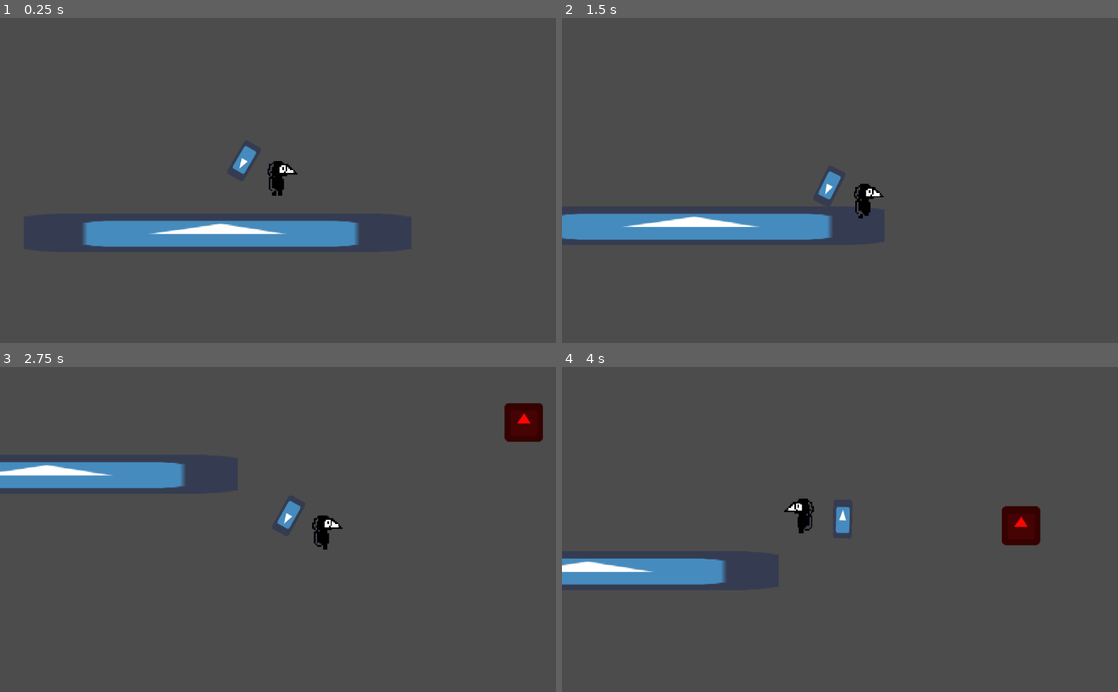
Above: before the commit, frames 1-4 (two rows, left to right).
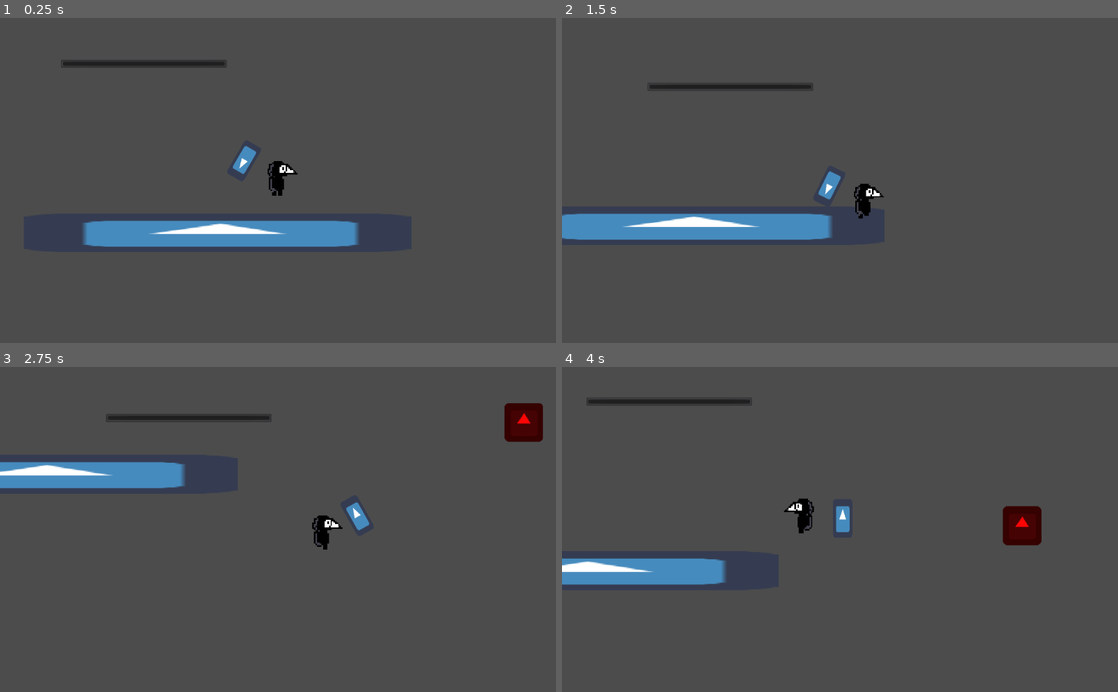
Above: after the commit, the same moments.

Repository: Takexin/Atividade-AC2-HG-3tri
Game: Godot game, scene res://scenes/main.tscn
The game is run twice, just before and just after one commit, with the same random seed, the same clock (stepped at 60 frames per second) and the same inputs. The engine's default icon, where the game draws it, is replaced by a stand-in: a white triangle on a blue panel in a dark square.
Inputs:
- Up to frame 1 (0.25 s): no input
- Up to frame 2 (1.5 s): tap Enter at 0.5 s; hold D (keyRight) 0.53-1.28 s; tap P (increaseSpeed, bound only after the commit) at 0.6, 1.35 s; hold S (keyDown) from 1.28 s (still down)
- Up to frame 3 (2.75 s): release S (keyDown) at 2.03 s; hold D (keyRight) from 2.03 s (still down); tap P (increaseSpeed, bound only after the commit) at 2.1 s
- Up to frame 4 (4 s): release D (keyRight) at 2.78 s; hold W (keyUp) 2.78-3.53 s; tap P (increaseSpeed, bound only after the commit) at 2.85, 3.6 s; hold A (keyLeft) from 3.53 s (still down)

The runs differ from the first frame. In frame 1, 0.6% of the frame differs, in the area x 11-41%, y 13-16%; in frame 2, 0.4%; in frame 3, 1.0%, in the area x 19-67%, y 14-51%; in frame 4, 0.7%.
Error after the commit: Invalid get index 'position' (on base: 'GDScriptNativeClass'). (res://scripts/healthBar.gd:5)

Commit message:
xp system and adding ui elements

Diff:
--- a/project.godot
+++ b/project.godot
@@ -54,6 +54,11 @@
 "events": [ Object(InputEventMouseButton,"resource_local_to_scene":false,"resource_name":"","device":-1,"alt":false,"sh …(230 unchanged characters)…
  ]
 }
+increaseSpeed={
+"deadzone": 0.5,
+"events": [ Object(InputEventKey,"resource_local_to_scene":false,"resource_name":"","device":0,"alt":false,"shift":false,"control":false,"meta":false,"command":false,"pressed":false,"scancode":0,"physical_scancode":80,"unicode":0,"echo":false,"script":null)
+ ]
+}
 
 [physics]
 
--- a/scenes/character.tscn
+++ b/scenes/character.tscn
@@ -1,8 +1,9 @@
-[gd_scene load_steps=7 format=2]
+[gd_scene load_steps=8 format=2]
 
 [ext_resource path="res://assets/images/walkCycle.png" type="Texture" id=1]
 [ext_resource path="res://scripts/character.gd" type="Script" id=2]
 [ext_resource path="res://scenes/weakpons/bow.tscn" type="PackedScene" id=3]
+[ext_resource path="res://scripts/healthBar.gd" type="Script" id=4]
 
 [sub_resource type="RectangleShape2D" id=2]
 extents = Vector2( 32, 32 )
@@ -27,16 +28,24 @@
 [sub_resource type="CircleShape2D" id=4]
 
 [node name="KinematicBody2D" type="KinematicBody2D"]
-collision_layer = 13
-collision_mask = 13
+collision_layer = 257
 script = ExtResource( 2 )
+
+[node name="ProgressBar" type="ProgressBar" parent="."]
+pause_mode = 1
+margin_left = -360.0
+margin_top = -201.0
+margin_right = -85.0
+margin_bottom = -187.0
+percent_visible = false
+script = ExtResource( 4 )
 
 [node name="Sprite" type="Sprite" parent="."]
 scale = Vector2( 2.5, 2.5 )
 texture = ExtResource( 1 )
 hframes = 2
 vframes = 2
-frame = 1
+frame = 2
 region_rect = Rect2( 0, 0, 32, 32 )
 
 [node name="Camera2D" type="Camera2D" parent="."]
--- a/scenes/orbXP.tscn
+++ b/scenes/orbXP.tscn
@@ -7,8 +7,8 @@
 extents = Vector2( 12, 12 )
 
 [node name="KinematicBody2D" type="KinematicBody2D"]
-collision_layer = 12
-collision_mask = 12
+collision_layer = 270
+collision_mask = 270
 script = ExtResource( 2 )
 
 [node name="CollisionShape2D" type="CollisionShape2D" parent="."]
@@ -19,3 +19,7 @@
 texture = ExtResource( 1 )
 
 [node name="orbXP" type="Node2D" parent="."]
+
+[node name="TimerDespawn" type="Timer" parent="."]
+
+[connection signal="timeout" from="TimerDespawn" to="." method="_on_TimerDespawn_timeout"]
--- a/scenes/weakpons/bow.tscn
+++ b/scenes/weakpons/bow.tscn
@@ -3,7 +3,8 @@
 [ext_resource path="res://icon.png" type="Texture" id=1]
 [ext_resource path="res://scripts/bowWeapon.gd" type="Script" id=2]
 
-[sub_resource type="CircleShape2D" id=1]
+[sub_resource type="RectangleShape2D" id=1]
+extents = Vector2( 18.1396, 10 )
 
 [node name="bow" type="Node2D"]
 script = ExtResource( 2 )
@@ -17,6 +18,7 @@
 [node name="Area2D" type="Area2D" parent="."]
 
 [node name="CollisionShape2D" type="CollisionShape2D" parent="Area2D"]
+position = Vector2( 5.18747, 0 )
 scale = Vector2( 30, 30 )
 shape = SubResource( 1 )
 
--- a/scripts/bowWeapon.gd
+++ b/scripts/bowWeapon.gd
@@ -35,6 +35,7 @@
 		shoot(body)
 	else:
 		isLookingAt = false
+
 func _on_Area2D_body_entered(body):
 	print(enemyQueue)
 	var enemyName = "Enemy"
--- a/scripts/character.gd
+++ b/scripts/character.gd
@@ -1,20 +1,23 @@
 extends KinematicBody2D
 
-var health = 3
+export var health = 3
 const SPEED = 15000
 onready var timer = get_node("Timer")
 onready var timer2 = get_node("Timer2")
 onready var sprite = get_node("Sprite")
 signal foundOrb
-
-
+signal tookDamage
+export var xp = 0
+var enemyName = "Enemy"
 func _ready():
-	pass
+	$ProgressBar.max_value = health
+	$ProgressBar.value = health
 func _process(delta):
 	if get_tree().get_root().get_node("main").get_children():
 		for child in get_tree().get_root().get_node("main").get_children():
-			if(!child.is_connected("damage",self, "_on_Enemy_damage")):
-				child.connect("damage", self, "_on_Enemy_damage")
+			if(child.get_name().substr(0, enemyName.length()) == enemyName):
+				if(!child.is_connected("damage",self, "_on_Enemy_damage")):
+					child.connect("damage", self, "_on_Enemy_damage")
 
 func _physics_process(delta):
 	var velocity = Vector2()
@@ -40,14 +43,15 @@
 		$Sprite.frame = 1
 	if(Input.is_action_pressed("restart")):
 		get_tree().reload_current_scene()
-
+	if Input.is_action_just_pressed("increaseSpeed"):
+		$bow.weaponCooldown -= 0.1
 var blincControl = 0
 var numLoops = 2
 
 func _on_Enemy_damage():
-
 	health -= 1
 	print("damage taken")
+	$ProgressBar.value = health
 	blinc()
 	if (health == 0):
 		get_tree().reload_current_scene()
@@ -65,8 +69,6 @@
 	body.position -= direction
 
 
-
-
 func _on_Area2D_body_entered(body):
 	var orb = "orbXP"
 	if body.get_name().substr(0, orb.length()) == orb:
--- /dev/null
+++ b/scripts/healthBar.gd
@@ -0,0 +1,8 @@
+extends ProgressBar
+
+onready var player = get_parent().get_node("character")
+func _ready():
+	CanvasLayer.position
+func process():
+	if player:
+		self.value = player.health
--- a/scripts/main.gd
+++ b/scripts/main.gd
@@ -3,8 +3,7 @@
 var enemyScene = load("res://scenes/Enemy.tscn")
 func _ready():
 	$EnemySpawnTimer.start(1)
-func _process(delta):
-		pass
+
 
 
 
--- a/scripts/orbXP.gd
+++ b/scripts/orbXP.gd
@@ -14,7 +14,8 @@
 		var direction = (player.position - position).normalized()
 		var collision = move_and_collide(direction * 10, delta)
 		if collision:
-			queue_free()
+			player.xp += xpAmmount
+			self.queue_free()
 
 func onOrbFound():
 	print("found orb AAAA")
